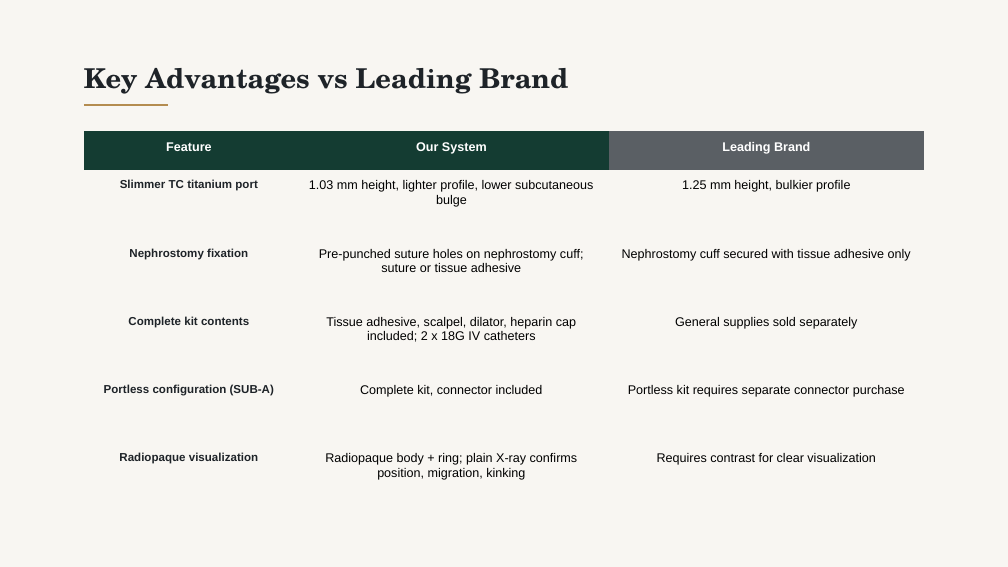
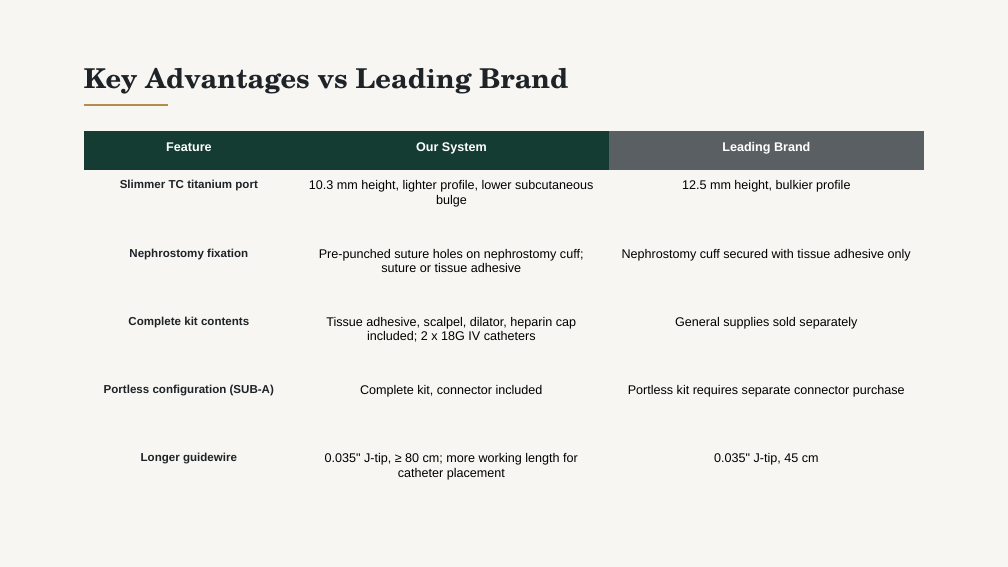
Before and after one commit to pikrosart-jpg/Material, a slide deck: slide 2 of Feline_SUB_System_Introduction_v72.pptx. Drawn at 1008x567 pixels with LibreOffice and Linux fonts; fonts in the diff are those of the drawing. Boxes give left, top, right and bottom in pixels: in the first picture for what was removed or moved away, otherwise in the second. Text is boxed around its words. In the diff, an @@ line names an element or a change of style, - is before the commit and + after.

```diff
--- a/Feline_SUB_System_Introduction_v72.pptx
+++ b/Feline_SUB_System_Introduction_v72.pptx
@@ table at [84, 132, 925, 510] @@
-row 2, column 2: 1.03 mm height, lighter profile, lower subcutaneous bulge
+row 2, column 2: 10.3 mm height, lighter profile, lower subcutaneous bulge
-row 2, column 3: 1.25 mm height, bulkier profile
+row 2, column 3: 12.5 mm height, bulkier profile
-row 6: Radiopaque visualization | Radiopaque body + ring; plain X-ray confirms position, migration, kinking | Requires contrast for clear visualization
+row 6: Longer guidewire | 0.035" J-tip, ≥ 80 cm; more working length for catheter placement | 0.035" J-tip, 45 cm
```
Also in this commit, not shown: 1 other slide changed.
